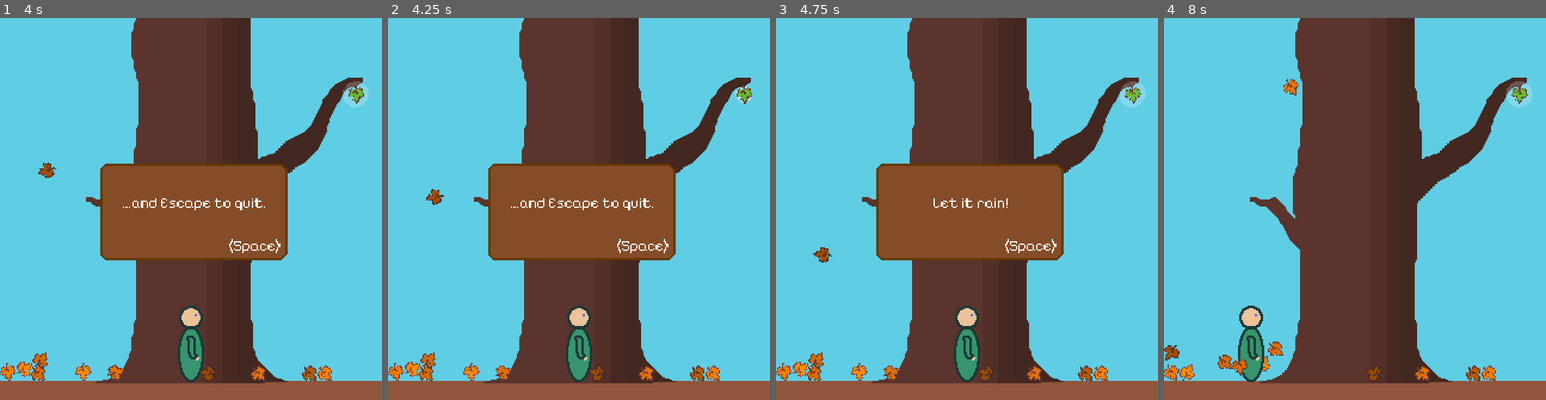
Above: before the commit, frames 1-4 (left to right).
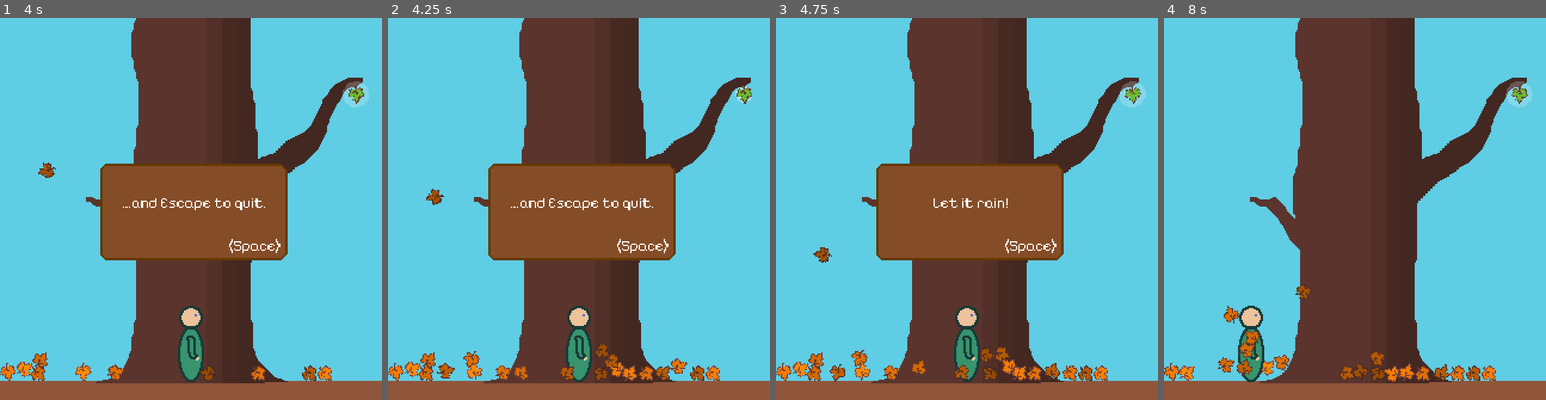
Above: after the commit, the same moments.

Repository: FluffySpectre/playintheleaves
Game: Godot game, scene res://game.tscn
The game is run twice, just before and just after one commit, with the same random seed, the same clock (stepped at 60 frames per second) and the same inputs.
Inputs:
- Up to frame 1 (4 s): hold Shift (run) 0.53-1.28 s; hold D (right) 0.53-2.03 s; tap Space (jump) at 0.77, 1.52, 3.02, 3.77 s; tap Shift (run) at 1.35, 2.85 s; hold A (left) 2.03-2.78 s; hold Shift (run) 2.03-2.78 s; hold D (right) from 2.78 s (still down); hold Shift (run) from 3.53 s (still down)
- Up to frame 2 (4.25 s): keep holding D (right); keep holding Shift (run); tap [ (debug1, bound only after the commit) at 4.15 s
- Up to frame 3 (4.75 s): release D (right) at 4.28 s; release Shift (run) at 4.28 s; hold A (left) from 4.28 s (still down); tap Shift (run) at 4.35 s; tap Space (jump) at 4.52 s
- Up to frame 4 (8 s): release A (left) at 5.03 s; hold D (right) 5.03-5.78 s; hold Shift (run) 5.03-5.78 s; hold A (left) 5.78-7.28 s; tap Shift (run) at 5.85, 7.35 s; tap Space (jump) at 6.02, 6.77, 7.52 s; hold Shift (run) 6.53-7.28 s; hold D (right) from 7.28 s (still down)

Frame 1 is identical in both runs. In frame 2, 1.0% of the frame differs, in the area x 12-79%, y 85-95%; in frame 3, 1.1%; in frame 4, 2.0%, in the area x 0-79%, y 15-96%.

Commit message:
Enabled mouth + added some debugging stuff

Diff:
--- a/project.godot
+++ b/project.godot
@@ -55,6 +55,11 @@
 "events": [Object(InputEventKey,"resource_local_to_scene":false,"resource_name":"","device":-1,"window_id":0,"alt_press …(182 unchanged characters)…
 ]
 }
+debug1={
+"deadzone": 0.5,
+"events": [Object(InputEventKey,"resource_local_to_scene":false,"resource_name":"","device":-1,"window_id":0,"alt_pressed":false,"shift_pressed":false,"ctrl_pressed":false,"meta_pressed":false,"pressed":false,"keycode":0,"physical_keycode":91,"key_label":0,"unicode":252,"echo":false,"script":null)
+]
+}
 
 [rendering]
 
--- a/scenes/tree_head.tscn
+++ b/scenes/tree_head.tscn
@@ -20,6 +20,9 @@
 [sub_resource type="CircleShape2D" id="CircleShape2D_6pb1b"]
 radius = 7.07107
 
+[sub_resource type="RectangleShape2D" id="RectangleShape2D_0i3w7"]
+size = Vector2(28, 7)
+
 [node name="TreeHead" type="Node2D"]
 
 [node name="HeadCircularGravityArea2D" type="Area2D" parent="."]
@@ -33,6 +36,7 @@
 gravity = 4096.0
 
 [node name="CollisionShape2D" type="CollisionShape2D" parent="HeadCircularGravityArea2D"]
+position = Vector2(4, 6)
 shape = SubResource("CircleShape2D_2k4q0")
 
 [node name="HeadFloorPushUpLeftArea2D" type="Area2D" parent="."]
@@ -150,15 +154,14 @@
 delay = 5.0
 
 [node name="Mouth" type="Node2D" parent="."]
-process_mode = 4
-visible = false
 
 [node name="StaticBody2D" type="StaticBody2D" parent="Mouth"]
 collision_layer = 2
 collision_mask = 2
 
-[node name="CollisionPolygon2D" type="CollisionPolygon2D" parent="Mouth/StaticBody2D"]
-polygon = PackedVector2Array(-60, 8, -64, 12, -61, 21, -50, 37, -32, 50, -17, 55, -5, 57, 9, 57, 25, 53, 41, 44, 53, 34, 60, 26, 65, 11, 59, 8, 53, 24, 46, 31, 35, 39, 21, 47, 9, 50, -3, 51, -15, 49, -29, 44, -47, 31)
+[node name="CollisionShape2D" type="CollisionShape2D" parent="Mouth/StaticBody2D"]
+position = Vector2(0, 20)
+shape = SubResource("RectangleShape2D_0i3w7")
 
 [node name="RandomMovement" type="Node" parent="." node_paths=PackedStringArray("target_node")]
 process_mode = 4
--- a/scripts/spawner.gd
+++ b/scripts/spawner.gd
@@ -23,6 +23,10 @@
 		start_spawn()
 
 func _process(delta):
+	# debug
+	if Input.is_action_just_pressed("debug1"):
+		start_spawn()
+
 	if not do_spawn or spawned_objects >= max_spawned_objects or one_shot_spawn:
 		return
 
Not shown: 1 places in scenes/tree_head.tscn that only renumber resources
